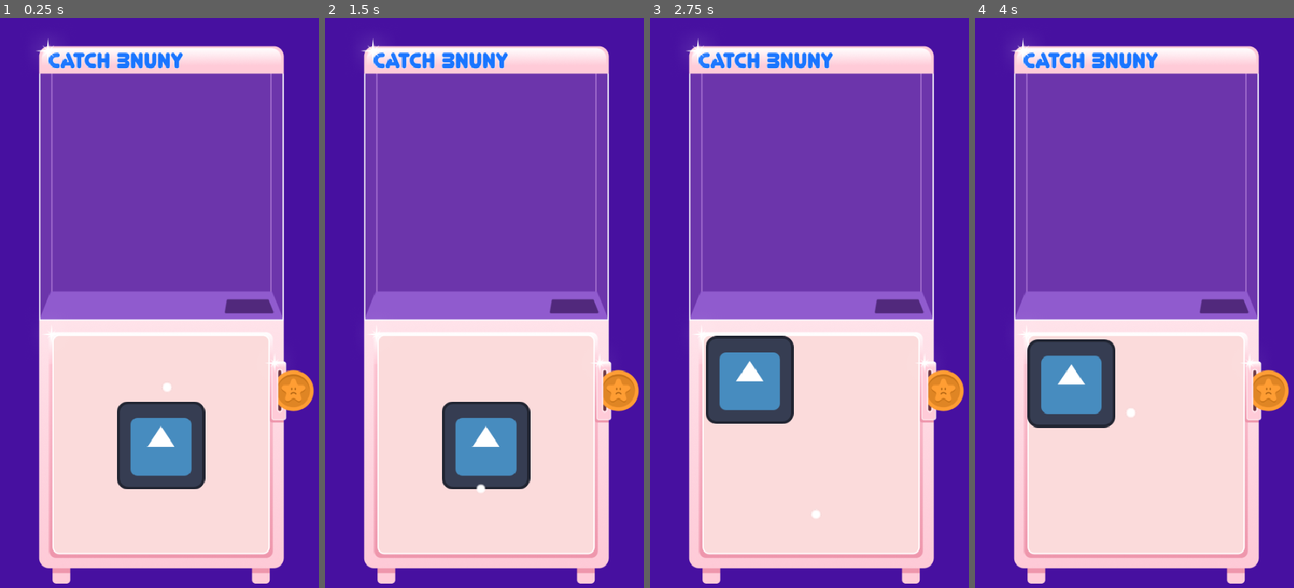
Above: before the commit, frames 1-4 (left to right).
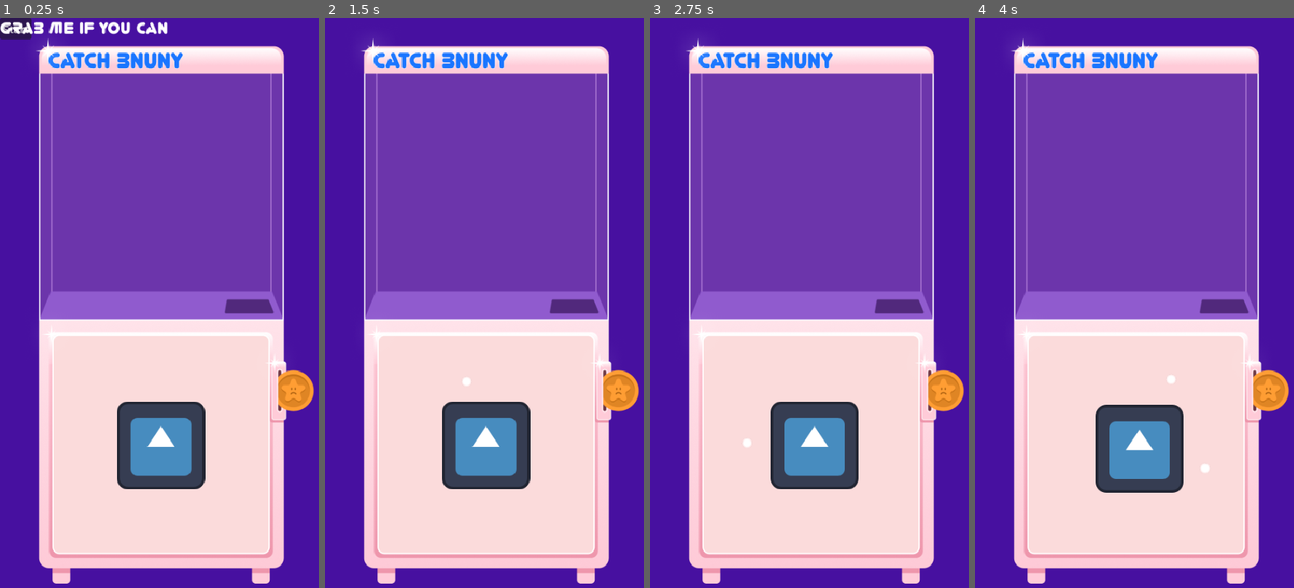
Above: after the commit, the same moments.

Repository: annika-hayd/ponpon-2026
Game: Godot game, scene res://main.tscn
The game is run twice, just before and just after one commit, with the same random seed, the same clock (stepped at 60 frames per second) and the same inputs. The engine's default icon, where the game draws it, is replaced by a stand-in: a white triangle on a blue panel in a dark square.
Inputs (mouse positions are in pixels of both pictures, inside the frame that each line leads up to):
- Up to frame 1 (0.25 s): no input
- Up to frame 2 (1.5 s): click (340, 29) at 0.5 s, where only the run after the commit has a clickable "Start"; click (340, 29) at 1.25 s, where only the run after the commit has a clickable "next"
- Up to frame 3 (2.75 s): tap Enter at 2 s; hold D from 2.03 s (still down)
- Up to frame 4 (4 s): tap Space at 2.75 s; release D at 2.78 s; hold S 2.78-3.5 s; click (990, 29) at 3.5 s, where only the run after the commit has a clickable "next"

The runs differ from the first frame. In frame 1, 1.0% of the frame differs, in the area x 0-54%, y 0-66%; in frame 2, less than 0.1%; in frame 3, 8.0%; in frame 4, 8.1%, in the area x 16-74%, y 56-84%.

Commit message:
Implemented simple game-loop with title, Dialoge, Playing, Game_over. Bullet count increases per level

Diff:
--- a/bullet.gd
+++ b/bullet.gd
@@ -35,5 +35,10 @@
 		global_position.y = bounds.end.y - radius
 		_on_hitting_boundarie(Vector2.UP)
 
+func reset() -> void:
+	direction = Vector2(randf_range(0, 1) * 10, randf_range(0, 1) * 10)
+	position = _initial_pos
+	_speed = DEFAULT_SPEED
+
 func _on_hitting_boundarie(wall_normal: Vector2) -> void:
 	direction = direction.bounce(wall_normal)
--- /dev/null
+++ b/bullet.tscn
@@ -0,0 +1,18 @@
+[gd_scene format=3 uid="uid://cs63m3okcd8b2"]
+
+[ext_resource type="Script" uid="uid://vyq3kh4a466x" path="res://bullet.gd" id="1_v8qja"]
+[ext_resource type="Texture2D" uid="uid://bwsqsdnrhksja" path="res://assets/bullet.png" id="2_t4vbm"]
+
+[sub_resource type="CircleShape2D" id="CircleShape2D_chynj"]
+radius = 7.0
+
+[node name="Bullet" type="Area2D" unique_id=55191596 groups=["bullets"]]
+rotation = 0.7853982
+script = ExtResource("1_v8qja")
+
+[node name="Sprite2D" type="Sprite2D" parent="." unique_id=1960615427]
+z_index = 4
+texture = ExtResource("2_t4vbm")
+
+[node name="CollisionShape2D" type="CollisionShape2D" parent="." unique_id=725053654]
+shape = SubResource("CircleShape2D_chynj")
--- /dev/null
+++ b/main.gd
@@ -0,0 +1,96 @@
+extends Node
+
+enum State { TITLE, DIALOG, PLAYING, GAME_OVER }
+var current_state: State = State.TITLE
+
+var current_level: int = 1
+var max_levels: int = 3
+
+@export var bullet_scene: PackedScene
+
+@onready var playing_field: ReferenceRect = $PlayingField
+@onready var title_screen: Control = $UI/TitleScreen
+@onready var dialog_box: Control = $UI/DialogBox
+@onready var dialog_label: Label = $UI/DialogBox/Dialog
+@onready var game_over_screen: Control = $UI/GameOverScreen
+@onready var player: Area2D = $Player
+@onready var bullet: Area2D = $Bullet
+
+func _ready() -> void:
+	change_state(State.TITLE)
+
+func change_state(new_state: State) -> void:
+	current_state = new_state
+
+	title_screen.hide()
+	dialog_box.hide()
+	game_over_screen.hide()
+
+	match current_state:
+		State.TITLE:
+			current_level = 1
+			clear_all_bullets()
+			set_gameplay_active(false)
+			title_screen.show()
+
+		State.DIALOG:
+			set_gameplay_active(false)
+			clear_all_bullets()
+			show_dialog_for_level(current_level)
+			dialog_box.show()
+
+		State.PLAYING:
+			spawn_bullets_for_level(current_level)
+			set_gameplay_active(true)
+
+		State.GAME_OVER:
+			set_gameplay_active(false)
+			clear_all_bullets()
+			game_over_screen.show()
+
+# --- DIALOG --- (maybe later as XML?)
+func show_dialog_for_level(level: int) -> void:
+	match level:
+		1:
+			dialog_label.text = "Test Test 01 01 01 This is a Text"
+		2:
+			dialog_label.text = "Lorem ipsum dolor sit amet 02 02 02 02"
+		3:
+			dialog_label.text = "This is some more Dialoge test would it work like that?"
+
+# --- BULLETS SPAWNEN & AUFRÄUMEN ---
+func spawn_bullets_for_level(level: int) -> void:
+	clear_all_bullets()
+	var bounds = playing_field.get_rect()
+
+	for i in range(level):
+		var new_bullet = bullet_scene.instantiate()
+		new_bullet.position = bounds.position + Vector2(50 + i * 40, 50)
+		add_child(new_bullet)
+
+func clear_all_bullets() -> void:
+	for b in get_tree().get_nodes_in_group("bullets"):
+		b.queue_free()
+
+func set_gameplay_active(is_active: bool) -> void:
+	player.set_process_input(is_active)
+	player.set_process(is_active)
+	for b in get_tree().get_nodes_in_group("bullets"):
+		b.set_process(is_active)
+
+# --- SIGNALEs form BUTTONS & COLLISION ---
+
+func _on_start_button_pressed() -> void:
+	change_state(State.DIALOG)
+
+func _on_next_dialog_button_pressed() -> void:
+	change_state(State.PLAYING)
+
+func _on_player_area_entered(area: Area2D) -> void:
+	if current_state == State.PLAYING and area.is_in_group("bullets"):
+		current_level += 1
+
+		if current_level > max_levels:
+			change_state(State.GAME_OVER)
+		else:
+			change_state(State.DIALOG)
--- a/main.tscn
+++ b/main.tscn
@@ -1,17 +1,17 @@
 [gd_scene format=3 uid="uid://b4ds7r813d0ad"]
 
 [ext_resource type="Script" uid="uid://lrd41pj8oetp" path="res://player.gd" id="1_0xm2m"]
+[ext_resource type="Script" uid="uid://brkk1lbweoyit" path="res://main.gd" id="1_7mycd"]
 [ext_resource type="Texture2D" uid="uid://dt0txvi3v5jg2" path="res://assets/clawMachine.png" id="1_h2yge"]
 [ext_resource type="Texture2D" uid="uid://bggvli5hc0ea7" path="res://icon.svg" id="2_h2yge"]
-[ext_resource type="Script" uid="uid://vyq3kh4a466x" path="res://bullet.gd" id="5_lquwl"]
-[ext_resource type="Texture2D" uid="uid://bwsqsdnrhksja" path="res://assets/bullet.png" id="6_7mycd"]
+[ext_resource type="PackedScene" uid="uid://cs63m3okcd8b2" path="res://bullet.tscn" id="5_7mycd"]
+[ext_resource type="FontFile" uid="uid://4eqh3vdbk283" path="res://Fonts/you-re-gone.youre-regular.otf" id="7_272bh"]
 
 [sub_resource type="CapsuleShape2D" id="CapsuleShape2D_chynj"]
 
-[sub_resource type="CircleShape2D" id="CircleShape2D_chynj"]
-radius = 7.0
-
 [node name="Main" type="Node" unique_id=2102006913]
+script = ExtResource("1_7mycd")
+bullet_scene = ExtResource("5_7mycd")
 
 [node name="Background" type="Sprite2D" parent="." unique_id=1555562007]
 position = Vector2(235, 423)
@@ -35,14 +35,61 @@
 position = Vector2(0, -3)
 texture = ExtResource("2_h2yge")
 
-[node name="Bullet" type="Area2D" parent="." unique_id=1663006375]
+[node name="Bullet" parent="." unique_id=55191596 instance=ExtResource("5_7mycd")]
 position = Vector2(182, 507)
-rotation = 0.7853982
-script = ExtResource("5_lquwl")
 
-[node name="Sprite2D" type="Sprite2D" parent="Bullet" unique_id=844890295]
-z_index = 4
-texture = ExtResource("6_7mycd")
+[node name="UI" type="CanvasLayer" parent="." unique_id=161476821]
 
-[node name="CollisionShape2D" type="CollisionShape2D" parent="Bullet" unique_id=1362989822]
-shape = SubResource("CircleShape2D_chynj")
+[node name="TitleScreen" type="Control" parent="UI" unique_id=1368919015]
+layout_mode = 3
+anchors_preset = 0
+offset_right = 40.0
+offset_bottom = 40.0
+
+[node name="StartButton" type="Button" parent="UI/TitleScreen" unique_id=2126329949]
+layout_mode = 0
+offset_right = 8.0
+offset_bottom = 8.0
+text = "Start"
+
+[node name="ScreenTitle" type="Label" parent="UI/TitleScreen" unique_id=36390358]
+layout_mode = 0
+offset_right = 40.0
+offset_bottom = 23.0
+theme_override_fonts/font = ExtResource("7_272bh")
+theme_override_font_sizes/font_size = 23
+text = "Grab me If you can"
+horizontal_alignment = 1
+vertical_alignment = 1
+
+[node name="DialogBox" type="Control" parent="UI" unique_id=433719524]
+layout_mode = 3
+anchors_preset = 0
+offset_right = 40.0
+offset_bottom = 40.0
+
+[node name="Dialog" type="Label" parent="UI/DialogBox" unique_id=828260868]
+layout_mode = 0
+offset_right = 40.0
+offset_bottom = 23.0
+
+[node name="NextButton" type="Button" parent="UI/DialogBox" unique_id=1553730242]
+layout_mode = 0
+offset_right = 8.0
+offset_bottom = 8.0
+text = "next"
+
+[node name="GameOverScreen" type="Control" parent="UI" unique_id=1093430261]
+layout_mode = 3
+anchors_preset = 0
+offset_right = 40.0
+offset_bottom = 40.0
+
+[node name="Label" type="Label" parent="UI/GameOverScreen" unique_id=1386023522]
+layout_mode = 0
+offset_right = 40.0
+offset_bottom = 23.0
+
+[connection signal="area_entered" from="Player" to="." method="_on_player_area_entered"]
+[connection signal="pressed" from="UI/TitleScreen/StartButton" to="." method="_on_start_button_pressed"]
+[connection signal="pressed" from="UI/DialogBox/NextButton" to="." method="_on_next_dialog_button_pressed"]
--- a/player.gd
+++ b/player.gd
@@ -1,43 +1,30 @@
 extends Area2D
 
-@export var speed = 400.0
+@export var speed = 5.0
 @onready var playingField: ReferenceRect = $"../PlayingField"
 @onready var sprite: Sprite2D = $Sprite2D
 
-# Called when the node enters the scene tree for the first time.
 func _ready():
 	var playfieldPosition = playingField.get_rect().position
-	position = playfieldPosition + playingField.get_rect().size /2
-	speed = 5
+	position = playfieldPosition + playingField.get_rect().size / 2
 
 func _input(event):
-	var velocity = Vector2.ZERO
 	if event is InputEventKey and event.pressed:
 		if event.keycode == KEY_D:
-			velocity = Vector2(position.x+speed,position.y)
-			print(position.x)
-		if event.keycode == KEY_A:
-			velocity = Vector2(position.x-speed,position.y)
-			print(position.x)
-		if event.keycode == KEY_W:
-			velocity = Vector2(position.x,position.y-speed)
-			print(position.y)
-		if event.keycode == KEY_S:
-			velocity = Vector2(position.x,position.y+speed)
-			print(position.y)
+			position.x += speed
+		elif event.keycode == KEY_A:
+			position.x -= speed
+		elif event.keycode == KEY_W:
+			position.y -= speed
+		elif event.keycode == KEY_S:
+			position.y += speed
 
-		position = velocity
-
-
-# Called every frame. 'delta' is the elapsed time since the previous frame.
 func _process(delta):
-
 	var bounds = playingField.get_rect()
 
 	var half_w = (sprite.texture.get_width() * sprite.scale.x) / 2.0
 	var half_h = (sprite.texture.get_height() * sprite.scale.y) / 2.0
-	print("With: " , sprite.texture.get_width(), " Scale X: " , sprite.scale.x)
-	print("Height: " , sprite.texture.get_height(), " Scale Y: " , sprite.scale.y)
-	# 4. Position begrenzen
+
+	# Position begrenzen
 	position.x = clamp(position.x, bounds.position.x + half_w, bounds.end.x - half_w)
 	position.y = clamp(position.y, bounds.position.y + half_h, bounds.end.y - half_h)
Binary file added: Fonts/you-re-gone.youre-regular.otf
Not shown, added: Fonts/you-re-gone.youre-regular.otf.import
Not shown, added: main.gd.uid
